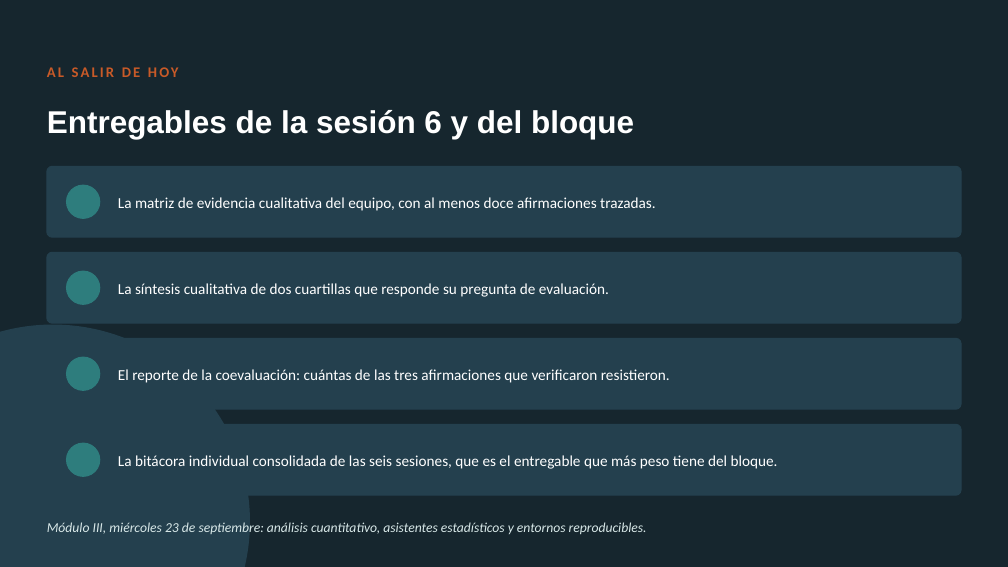
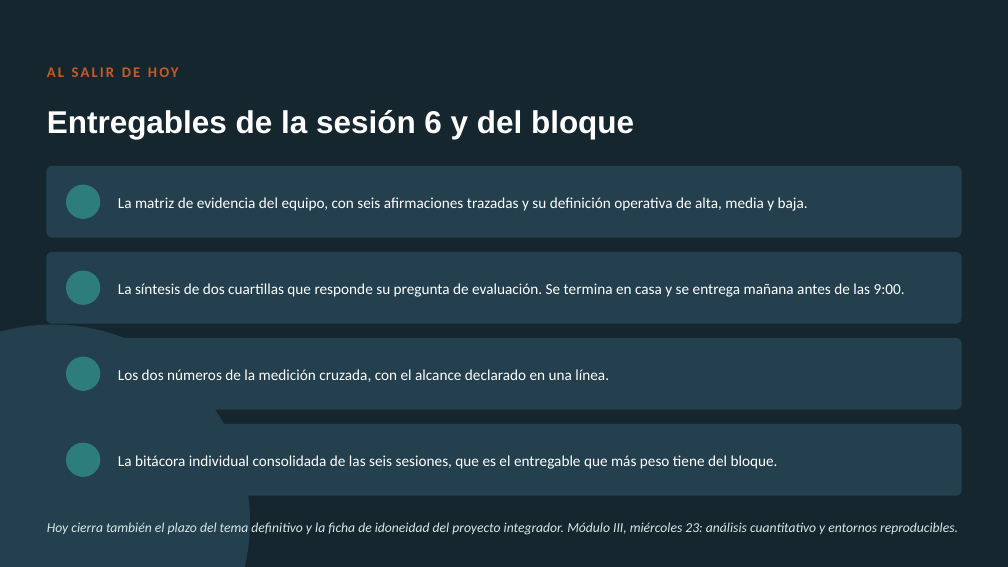
Before and after one commit to marvtrejo/curso-inegi-gen-ai, a slide deck: slide 18 of sesion-06/Sesion_06_Laboratorio_Cualitativo.pptx (slide 13 before the commit). Drawn at 1008x567 pixels with LibreOffice and Linux fonts; fonts in the diff are those of the drawing. Boxes give left, top, right and bottom in pixels: in the first picture for what was removed or moved away, otherwise in the second. Text is boxed around its words. In the diff, an @@ line names an element or a change of style, - is before the commit and + after.

```diff
--- a/sesion-06/Sesion_06_Laboratorio_Cualitativo.pptx
+++ b/sesion-06/Sesion_06_Laboratorio_Cualitativo.pptx
@@ text at (x1=118, y1=197, x2=808, y2=211): text changed @@
-La matriz de evidencia cualitativa del equipo, con al menos doce afirmaciones trazadas.
+La matriz de evidencia del equipo, con seis afirmaciones trazadas y su definición operativa de alta, media y baja.
@@ text at (x1=118, y1=283, x2=905, y2=297): text changed @@
-La síntesis cualitativa de dos cuartillas que responde su pregunta de evaluación.
+La síntesis de dos cuartillas que responde su pregunta de evaluación. Se termina en casa y se entrega mañana antes de las 9:00.
@@ text at (x1=118, y1=369, x2=609, y2=382): text changed @@
-El reporte de la coevaluación: cuántas de las tres afirmaciones que verificaron resistieron.
+Los dos números de la medición cruzada, con el alcance declarado en una línea.
@@ text at (x1=47, y1=522, x2=958, y2=535): text changed @@
-Módulo III, miércoles 23 de septiembre: análisis cuantitativo, asistentes estadísticos y entornos reproducibles.
+Hoy cierra también el plazo del tema definitivo y la ficha de idoneidad del proyecto integrador. Módulo III, miércoles 23: análisis cuantitativo y entornos reproducibles.
```
Also in this commit, not shown: 5 other slides changed, 11 slides added, 5 slides removed, 3 other files.
